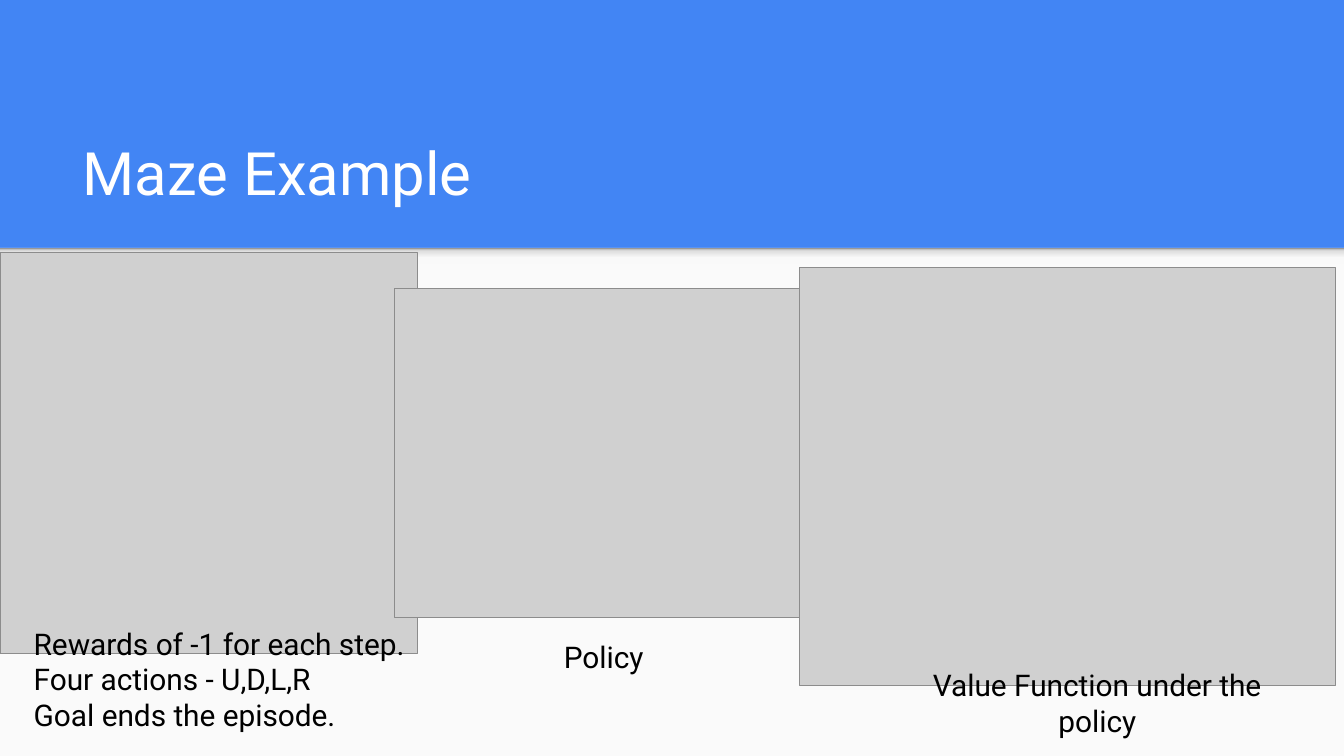
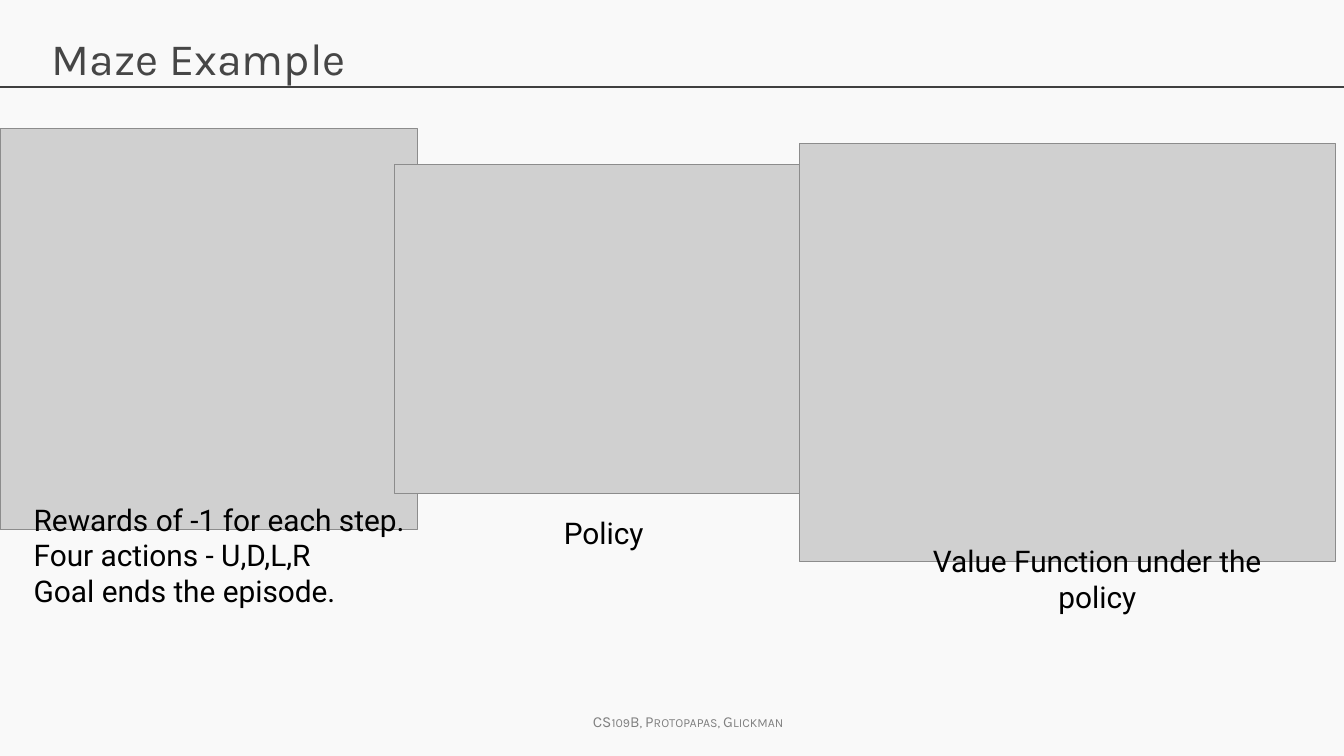
Before and after one commit to Harvard-IACS/2019-CS109B, a slide deck: slide 45 of content/lectures/lecture14/presentation/cs109b_lecture14_RL.pptx (slide 14 before the commit). Drawn at 1344x756 pixels with LibreOffice and Linux fonts; fonts in the diff are those of the drawing; grey boxes stand for pictures; background and template pictures are left out. Boxes give left, top, right and bottom in pixels: in the first picture for what was removed or moved away, otherwise in the second. Text is boxed around its words. In the diff, an @@ line names an element or a change of style, - is before the commit and + after.

```diff
--- a/content/lectures/lecture14/presentation/cs109b_lecture14_RL.pptx
+++ b/content/lectures/lecture14/presentation/cs109b_lecture14_RL.pptx
@@ background #4285F4 to #F9F9F9 @@
@@ title "Maze Example": place and size @@
-title "Maze Example" at [83,150,471,207]
+title "Maze Example" at [52,44,345,86]
@@ title "Maze Example" at [52,44,345,86]: size 32 to 24 pt, font Roboto to Karla, text colour #FFFFFF to #464646; vertical alignment bottom to top @@
@@ line added from (0, 87) to (1344, 87), #404040 0.75 pt @@
@@ rectangle removed at [0,247,1344,755] @@
@@ rectangle removed at [0,247,1344,263] @@
@@ 3 pictures, 3 texts: place and size @@
-3 pictures, 3 texts at [0,253,1336,739]
+3 pictures, 3 texts at [0,129,1336,615]
@@ text added at [579,706,806,738], 8.2 pt, text #808080, small capitals @@
+CS109B, Protopapas, Glickman
```
Also in this commit, not shown: 16 other slides changed, 41 slides added, 11 slides removed, 1 other file.
